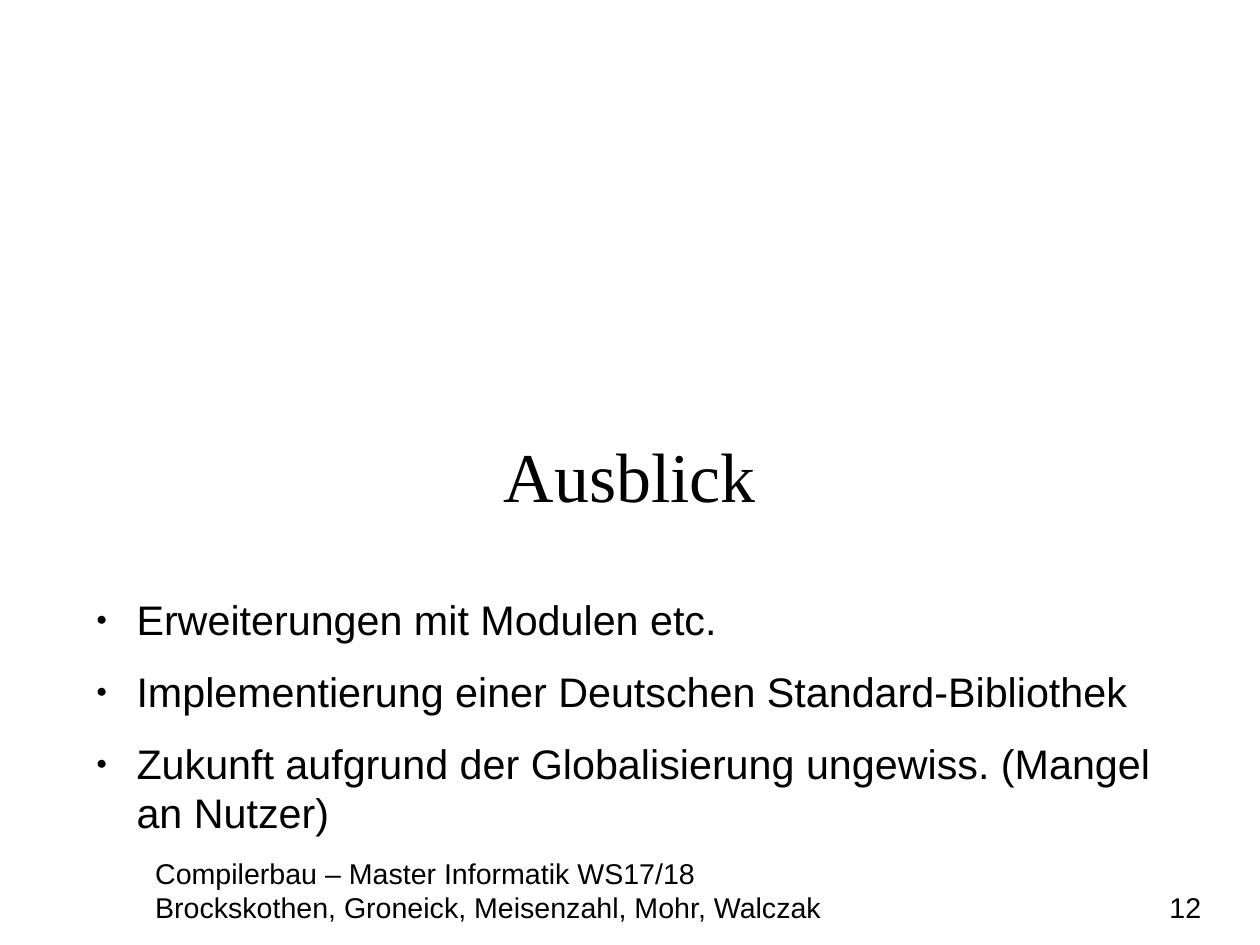
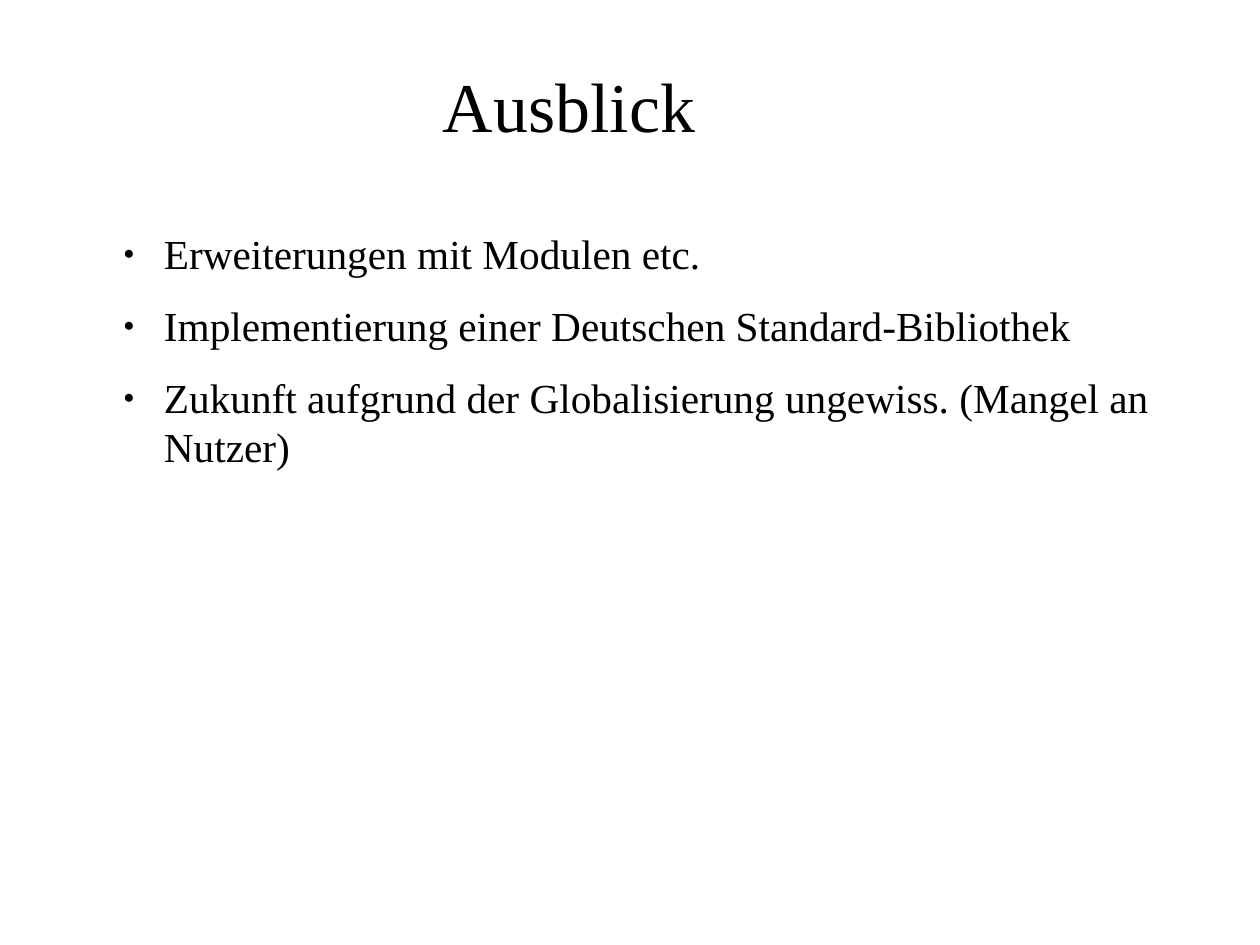
Before and after one commit to MasterInformatikHsBochum/Eine-deutsche-Praesentation, a slide deck: slide 12 of Präsentation.odp. Drawn at 1260x945 pixels with LibreOffice and Linux fonts; fonts in the diff are those of the drawing; background and template pictures are left out. Boxes give left, top, right and bottom in pixels: in the first picture for what was removed or moved away, otherwise in the second. Text is boxed around its words. In the diff, an @@ line names an element or a change of style, - is before the commit and + after.

```diff
--- a/Präsentation.odp
+++ b/Präsentation.odp
@@ title "Ausblick" moved from (x1=504, y1=453, x2=756, y2=503) to (x1=443, y1=83, x2=695, y2=133) @@
@@ text "Erweiterungen mit Modulen etc." moved from (x1=137, y1=605, x2=1150, y2=836) to (x1=164, y1=240, x2=1148, y2=471) @@
@@ text "Erweiterungen mit Modulen etc." at (x1=164, y1=240, x2=1148, y2=471): font Arial to Times New Roman @@
@@ text removed at (x1=155, y1=863, x2=1201, y2=922) @@
-Compilerbau – Master Informatik WS17/18
-Brockskothen, Groneick, Meisenzahl, Mohr, Walczak 12
```
Also in this commit, not shown: 11 other slides changed, 1 other file.
